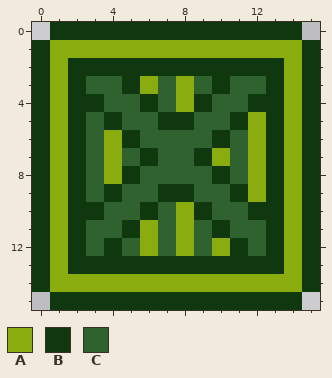
File history of a pixel-art file, assets/crate.aseprite. The first picture shows the starting point.
16x16 pixels, 1 frame.
Palette (. is transparent): A #8bac0f  B #0f380f  C #306230
Pixels before, first column x 0:
 0 .BBBBBBBBBBBBBB.
 1 BAAAAAAAAAAAAAAB
 2 BABBBBBBBBBBBBAB
 3 BABCCBACACBCCBAB
 4 BABBCCBCABCCBBAB
 5 BABCBCCBBCCBABAB
 6 BABCABCCCCBCABAB
 7 BABCACBCCBACABAB
 8 BABCABCCCCBCABAB
 9 BABCBCCBBCCBABAB
10 BABBCCBCABCCBBAB
11 BABCCBACACBCCBAB
12 BABCBCACACABCBAB
13 BABBBBBBBBBBBBAB
14 BAAAAAAAAAAAAAAB
15 .BBBBBBBBBBBBBB.
The same view after the edit:
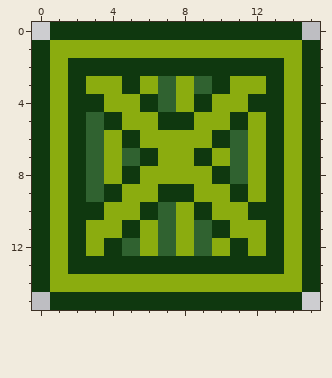
The edit:
Colour A replaces colour C in row 3 at x 3 to 4 and 11 to 12; in row 4 at x 4 to 5 and 10 to 11; in row 5 at x 5 to 6 and 9 to 10; in row 6 at x 6 to 9; in row 7 at x 7 to 8; in row 8 at x 6 to 9.
Colour A replaces colour C in row 9 at x 5 to 6 and 9 to 10; in row 10 at x 4 to 5 and 10 to 11; in row 11 at x 3 to 4 and 11 to 12; in row 12 at x 3 and 12.
Changed places in both pictures, as pixel boxes (x1, y1, x2, y2):
changed: (86, 76, 266, 256)
